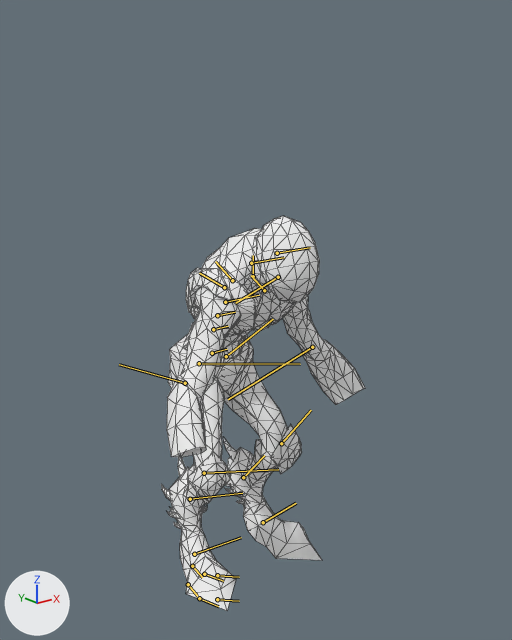
Renders of the glTF model assets/heroes/arc_warden/models/hero.glb from each side of a commit.
Before and after are seen from a 50 mm camera at (-4.07, -5.16, 4.81) aimed at (0.15, 0.11, 2.7). Lighting does not change. The marker at lower left points along +X, +Y and +Z. The older version comes first. The bones that change, and the others that lie on the model, are drawn over the model as lines. Mesh edges are drawn as thin lines.

In view in the first picture: 'arc_warden.001'.
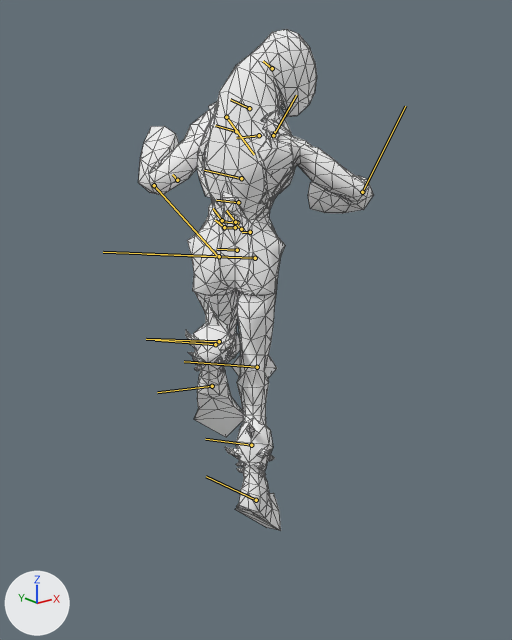
The newer file adds an action. The first version stands in its rest pose; the second is drawn at frame 74 of the action 'aw_2021_taunt_loadout'.

Where the change shows, as pixel boxes (x1, y1, x2, y2) in the pictures (512 x 640 px):
'arc_warden.001', posed (16% wider, 27% taller): before (161, 216, 365, 611); after (138, 29, 374, 530)
bone 'root', root to tip: before (213, 329) to (228, 326); after (237, 222) to (217, 221)
bone 'thigh_R', root to tip: before (199, 363) to (300, 364); after (255, 258) to (147, 254)
bone 'knee_R', root to tip: before (204, 473) to (278, 469); after (257, 367) to (184, 361)
bone 'ankle_R', root to tip: before (190, 499) to (242, 493); after (251, 445) to (205, 439)
bone 'toeBase_R', root to tip: before (194, 554) to (241, 537); after (256, 500) to (206, 476)
bone 'thigh_L', root to tip: before (226, 356) to (273, 319); after (219, 256) to (103, 252)
bone 'knee_L', root to tip: before (281, 443) to (311, 410); after (219, 341) to (146, 339)
bone 'ankle_L', root to tip: before (243, 477) to (264, 455); after (215, 344) to (155, 340)
bone 'toeBase_L', root to tip: before (263, 522) to (296, 503); after (212, 386) to (157, 392)
bone 'spine1', root to tip: before (217, 315) to (235, 312); after (238, 202) to (216, 200)
bone 'spine2', root to tip: before (225, 302) to (259, 295); after (241, 178) to (204, 170)
bone 'clavicle_R', root to tip: before (232, 280) to (215, 261); after (259, 135) to (236, 138)
bone 'bicep_R', root to tip: before (224, 287) to (199, 273); after (273, 135) to (296, 95)
bone 'elbow_R', root to tip: before (185, 383) to (119, 364); after (362, 192) to (405, 106)
bone 'clavicle_L', root to tip: before (253, 276) to (253, 255); after (236, 131) to (215, 125)
bone 'bicep_L', root to tip: before (278, 277) to (235, 303); after (226, 117) to (254, 154)
bone 'elbow_L', root to tip: before (312, 347) to (228, 399); after (154, 185) to (217, 255)
bone 'neck1', root to tip: before (251, 263) to (284, 257); after (249, 108) to (230, 99)
bone 'head', root to tip: before (277, 253) to (310, 247); after (272, 68) to (263, 61)

The change, as a diff of the scene's bpy script:
```diff
--- a/assets/heroes/arc_warden/models/hero.glb.py
+++ b/assets/heroes/arc_warden/models/hero.glb.py
@@ bone_root @@
 bone_root = bpy.data.objects['arc_warden'].pose.bones['root']
-bone_root.location = (0.0, 0.0, 0.0)
-bone_root.rotation_quaternion = (1.0, 0.0, 0.0, 0.0)  # degrees (0, 0, 0)
+bone_root.location = (0.439, -0.01, 1.185)
+bone_root.rotation_quaternion = (-0.369, -0.087, 0.02, -0.916)  # degrees (2, -10, 136)
@@ bone_thigh_r @@
 bone_thigh_r = bpy.data.objects['arc_warden'].pose.bones['thigh_R']  # child of 'hips_1'
-bone_thigh_r.rotation_quaternion = (1.0, 0.0, 0.0, 0.0)  # degrees (0, 0, 0)
+bone_thigh_r.rotation_quaternion = (0.924, 0.117, 0.361, -0.039)  # degrees (15, 43, 1)
@@ bone_knee_r @@
 bone_knee_r = bpy.data.objects['arc_warden'].pose.bones['knee_R']  # child of 'thigh_R'
-bone_knee_r.rotation_quaternion = (1.0, 0.0, 0.0, 0.0)  # degrees (0, 0, 0)
+bone_knee_r.rotation_quaternion = (0.891, 0.0, -0.452, 0.0)  # degrees (0, -54, 0)
@@ bone_ankle_r @@
 bone_ankle_r = bpy.data.objects['arc_warden'].pose.bones['ankle_R']  # child of 'knee_R'
-bone_ankle_r.rotation_quaternion = (1.0, 0.0, 0.0, 0.0)  # degrees (0, 0, 0)
+bone_ankle_r.rotation_quaternion = (-0.885, 0.096, -0.423, -0.165)  # degrees (-3, 51, 20)
@@ bone_toebase_r @@
 bone_toebase_r = bpy.data.objects['arc_warden'].pose.bones['toeBase_R']  # child of 'ankle_R'
-bone_toebase_r.rotation_quaternion = (1.0, 0.0, 0.0, 0.0)  # degrees (0, 0, 0)
+bone_toebase_r.rotation_quaternion = (0.988, 0.017, 0.091, -0.126)  # degrees (1, 11, -14)
@@ bone_thigh_l @@
 bone_thigh_l = bpy.data.objects['arc_warden'].pose.bones['thigh_L']  # child of 'hips_1'
-bone_thigh_l.rotation_quaternion = (1.0, 0.0, 0.0, 0.0)  # degrees (0, 0, 0)
+bone_thigh_l.rotation_quaternion = (0.973, 0.128, 0.167, -0.099)  # degrees (13, 20, -9)
@@ bone_knee_l @@
 bone_knee_l = bpy.data.objects['arc_warden'].pose.bones['knee_L']  # child of 'thigh_L'
-bone_knee_l.rotation_quaternion = (1.0, 0.0, 0.0, 0.0)  # degrees (0, 0, 0)
+bone_knee_l.rotation_quaternion = (0.883, 0.0, 0.469, 0.0)  # degrees (0, 56, 0)
@@ bone_ankle_l @@
 bone_ankle_l = bpy.data.objects['arc_warden'].pose.bones['ankle_L']  # child of 'knee_L'
-bone_ankle_l.rotation_quaternion = (1.0, 0.0, 0.0, 0.0)  # degrees (0, 0, 0)
+bone_ankle_l.rotation_quaternion = (0.845, 0.031, -0.533, 0.03)  # degrees (3, -64, 3)
@@ bone_toebase_l @@
 bone_toebase_l = bpy.data.objects['arc_warden'].pose.bones['toeBase_L']  # child of 'ankle_L'
-bone_toebase_l.rotation_quaternion = (1.0, 0.0, 0.0, 0.0)  # degrees (0, 0, 0)
+bone_toebase_l.rotation_quaternion = (0.891, 0.0, 0.43, -0.147)  # degrees (-11, 50, -24)
@@ bone_spine1 @@
 bone_spine1 = bpy.data.objects['arc_warden'].pose.bones['spine1']  # child of 'root'
-bone_spine1.rotation_quaternion = (1.0, 0.0, 0.0, 0.0)  # degrees (0, 0, 0)
+bone_spine1.rotation_quaternion = (0.984, -0.109, -0.129, -0.056)  # degrees (-12, -15, -5)
@@ bone_spine2 @@
 bone_spine2 = bpy.data.objects['arc_warden'].pose.bones['spine2']  # child of 'spine1'
-bone_spine2.rotation_quaternion = (1.0, 0.0, 0.0, 0.0)  # degrees (0, 0, 0)
+bone_spine2.rotation_quaternion = (0.981, -0.115, -0.146, -0.053)  # degrees (-13, -17, -4)
@@ bone_clavicle_r @@
 bone_clavicle_r = bpy.data.objects['arc_warden'].pose.bones['clavicle_R']  # child of 'spine2'
-bone_clavicle_r.rotation_quaternion = (1.0, 0.0, 0.0, 0.0)  # degrees (0, 0, 0)
+bone_clavicle_r.rotation_quaternion = (0.887, 0.039, -0.12, 0.444)  # degrees (-2, -14, 53)
@@ bone_bicep_r @@
 bone_bicep_r = bpy.data.objects['arc_warden'].pose.bones['bicep_R']  # child of 'clavicle_R'
-bone_bicep_r.rotation_quaternion = (1.0, 0.0, 0.0, 0.0)  # degrees (0, 0, 0)
+bone_bicep_r.rotation_quaternion = (0.538, -0.828, 0.118, 0.104)  # degrees (-115, 17, -5)
@@ bone_elbow_r @@
 bone_elbow_r = bpy.data.objects['arc_warden'].pose.bones['elbow_R']  # child of 'bicep_R'
-bone_elbow_r.rotation_quaternion = (1.0, 0.0, 0.0, 0.0)  # degrees (0, 0, 0)
+bone_elbow_r.rotation_quaternion = (0.763, 0.0, 0.646, 0.0)  # degrees (0, 81, 0)
@@ bone_clavicle_l @@
 bone_clavicle_l = bpy.data.objects['arc_warden'].pose.bones['clavicle_L']  # child of 'spine2'
-bone_clavicle_l.rotation_quaternion = (1.0, 0.0, 0.0, 0.0)  # degrees (0, 0, 0)
+bone_clavicle_l.rotation_quaternion = (0.999, 0.005, -0.019, 0.037)  # degrees (0, -2, 4)
@@ bone_bicep_l @@
 bone_bicep_l = bpy.data.objects['arc_warden'].pose.bones['bicep_L']  # child of 'clavicle_L'
-bone_bicep_l.rotation_quaternion = (1.0, 0.0, 0.0, 0.0)  # degrees (0, 0, 0)
+bone_bicep_l.rotation_quaternion = (-0.743, 0.295, 0.544, 0.174)  # degrees (-51, -71, 11)
@@ bone_elbow_l @@
 bone_elbow_l = bpy.data.objects['arc_warden'].pose.bones['elbow_L']  # child of 'bicep_L'
-bone_elbow_l.rotation_quaternion = (1.0, 0.0, 0.0, 0.0)  # degrees (0, 0, 0)
+bone_elbow_l.rotation_quaternion = (0.665, 0.0, 0.747, 0.0)  # degrees (0, 97, 0)
@@ bone_neck1 @@
 bone_neck1 = bpy.data.objects['arc_warden'].pose.bones['neck1']  # child of 'spine2'
-bone_neck1.rotation_quaternion = (1.0, 0.0, 0.0, 0.0)  # degrees (0, 0, 0)
+bone_neck1.rotation_quaternion = (0.967, -0.206, -0.025, -0.144)  # degrees (-23, -6, -16)
@@ bone_head @@
 bone_head = bpy.data.objects['arc_warden'].pose.bones['head']  # child of 'neck1'
-bone_head.rotation_quaternion = (1.0, 0.0, 0.0, 0.0)  # degrees (0, 0, 0)
+bone_head.rotation_quaternion = (0.924, -0.033, 0.35, -0.139)  # degrees (-12, 40, -21)
```
